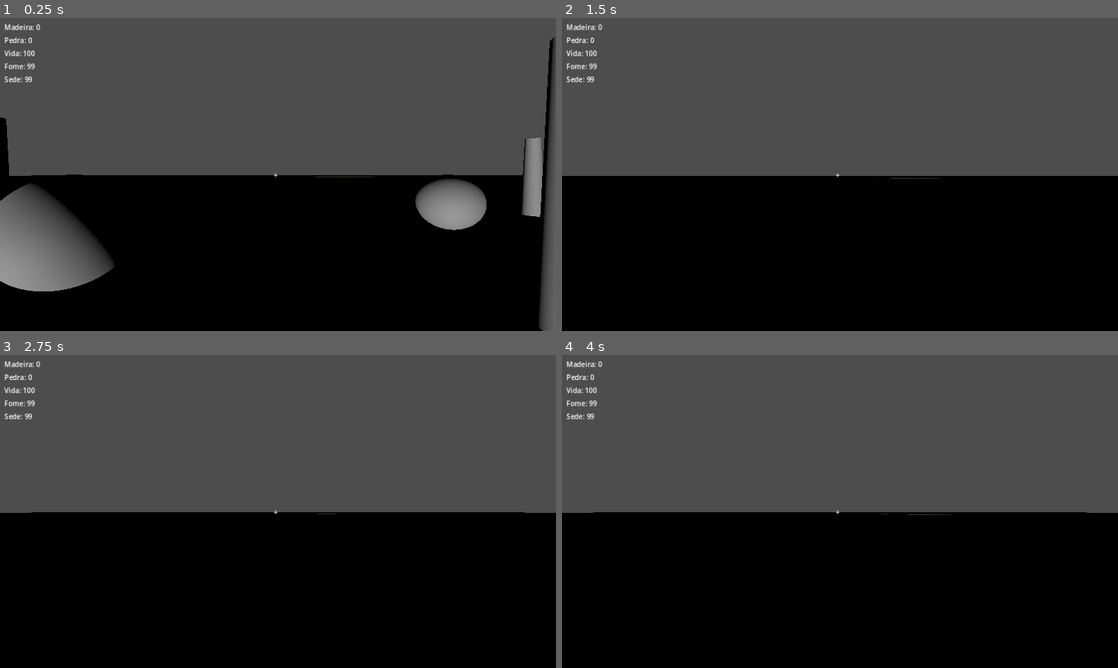
Above: before the commit, frames 1-4 (two rows, left to right).
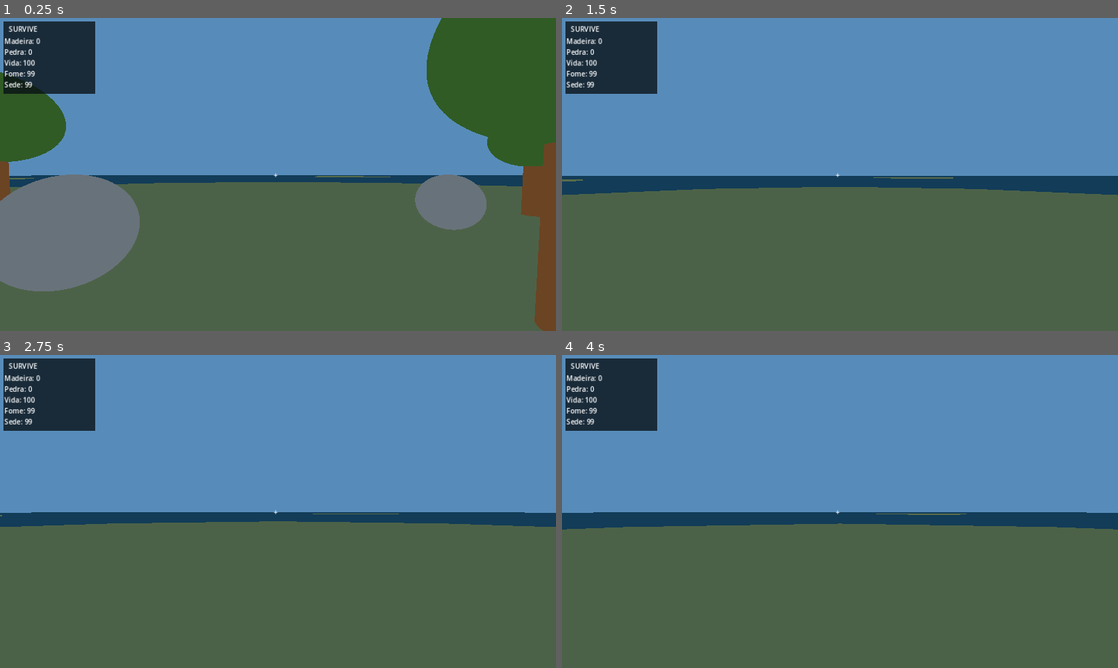
Above: after the commit, the same moments.

Repository: Thiago142007/Survive
Game: Godot game, scene res://scenes/main.tscn
Same seed, same stepped clock (60 frames per second), same inputs: the game is played once before the commit and once after it.
Inputs (mouse positions are in pixels of both pictures, inside the frame that each line leads up to):
- Up to frame 1 (0.25 s): no input
- Up to frame 2 (1.5 s): tap Enter at 0.5 s; move the mouse to (867, 174) at 0.52 s; hold E (interact) 0.53-1.28 s; hold W (move_forward) from 0.53 s (still down); tap Space (jump) at 0.77 s; move the mouse to (812, 174) at 1.27 s; tap 1 (place_foundation) at 1.35 s
- Up to frame 3 (2.75 s): keep holding W (move_forward); tap Space (jump) at 1.52 s; move the mouse to (289, 505) at 2.02 s; hold X (remove_piece) from 2.03 s (still down)
- Up to frame 4 (4 s): keep holding W (move_forward); move the mouse to (834, 517) at 2.77 s; release X (remove_piece) at 2.78 s; tap R (rotate_x) at 2.85 s; tap Space (jump) at 3.02, 3.77 s; move the mouse to (878, 514) at 3.52 s; hold T (rotate_y) from 3.53 s (still down)

The runs differ from the first frame. In frame 1, 98% of the frame differs, in the area x 0-100%, y 0-100%; in frame 2, 100%; in frame 3, 100%; in frame 4, 100%.

Commit message:
feat: establish complete roadmap and repair visual foundation

Diff:
--- a/scenes/hud/hud.tscn
+++ b/scenes/hud/hud.tscn
@@ -10,37 +10,51 @@
 anchor_right = 1.0
 anchor_bottom = 1.0
 
+[node name="StatusPanel" type="ColorRect" parent="Root"]
+offset_left = 8.0
+offset_top = 8.0
+offset_right = 220.0
+offset_bottom = 174.0
+color = Color(0.03, 0.06, 0.08, 0.78)
+
+[node name="Title" type="Label" parent="Root"]
+offset_left = 20.0
+offset_top = 14.0
+offset_right = 200.0
+offset_bottom = 38.0
+text = "SURVIVE"
+
 [node name="WoodLabel" type="Label" parent="Root"]
 offset_left = 10.0
-offset_top = 10.0
+offset_top = 42.0
 offset_right = 200.0
 offset_bottom = 35.0
 text = "Madeira: 0"
 
 [node name="StoneLabel" type="Label" parent="Root"]
 offset_left = 10.0
-offset_top = 40.0
+offset_top = 67.0
 offset_right = 200.0
 offset_bottom = 65.0
 text = "Pedra: 0"
 
 [node name="HealthLabel" type="Label" parent="Root"]
 offset_left = 10.0
-offset_top = 70.0
+offset_top = 92.0
 offset_right = 200.0
 offset_bottom = 95.0
 text = "Vida: 100"
 
 [node name="HungerLabel" type="Label" parent="Root"]
 offset_left = 10.0
-offset_top = 100.0
+offset_top = 117.0
 offset_right = 200.0
 offset_bottom = 125.0
 text = "Fome: 100"
 
 [node name="ThirstLabel" type="Label" parent="Root"]
 offset_left = 10.0
-offset_top = 130.0
+offset_top = 142.0
 offset_right = 200.0
 offset_bottom = 155.0
 text = "Sede: 100"
--- a/scenes/main.tscn
+++ b/scenes/main.tscn
@@ -7,15 +7,12 @@
 [ext_resource type="PackedScene" path="res://scenes/world/rock.tscn" id="5_rock"]
 [ext_resource type="PackedScene" path="res://scenes/hud/hud.tscn" id="6_hud"]
 
-[sub_resource type="ProceduralSkyMaterial" id="ProceduralSkyMaterial_sky"]
-sky_top_color = Color(0.36, 0.58, 0.91, 1)
-sky_horizon_color = Color(0.55, 0.71, 0.88, 1)
-ground_bottom_color = Color(0.27, 0.23, 0.18, 1)
-ground_horizon_color = Color(0.55, 0.71, 0.88, 1)
-
 [sub_resource type="Environment" id="Environment_env"]
-background_mode = 2
-sky = SubResource("ProceduralSkyMaterial_sky")
+background_mode = 1
+background_color = Color(0.34, 0.55, 0.73, 1)
+ambient_light_source = 3
+ambient_light_color = Color(0.62, 0.72, 0.82, 1)
+ambient_light_energy = 0.7
 
 [node name="Main" type="Node3D"]
 script = ExtResource("1_main")
@@ -23,6 +20,7 @@
 [node name="DirectionalLight3D" type="DirectionalLight3D" parent="."]
 transform = Transform3D(0.866, -0.25, -0.433, 0, 0.866, -0.5, 0.5, 0.433, 0.75, 10, 20, 10)
 light_energy = 1.0
+light_color = Color(1, 0.93, 0.82, 1)
 
 [node name="WorldEnvironment" type="WorldEnvironment" parent="."]
 environment = SubResource("Environment_env")
--- a/scenes/world/rock.tscn
+++ b/scenes/world/rock.tscn
@@ -8,6 +8,10 @@
 
 [sub_resource type="SphereShape3D" id="SphereShape3D_rock"]
 radius = 0.8
+
+[sub_resource type="StandardMaterial3D" id="StandardMaterial_rock"]
+albedo_color = Color(0.28, 0.31, 0.32, 1)
+shading_mode = 0
 
 [node name="Rock" type="StaticBody3D"]
 script = ExtResource("1_harvest")
--- a/scenes/world/tree.tscn
+++ b/scenes/world/tree.tscn
@@ -11,6 +11,18 @@
 radius = 0.3
 height = 3.0
 
+[sub_resource type="SphereMesh" id="SphereMesh_canopy"]
+radius = 1.25
+height = 2.2
+
+[sub_resource type="StandardMaterial3D" id="StandardMaterial_tree"]
+albedo_color = Color(0.26, 0.16, 0.08, 1)
+shading_mode = 0
+
+[sub_resource type="StandardMaterial3D" id="StandardMaterial_canopy"]
+albedo_color = Color(0.16, 0.3, 0.12, 1)
+shading_mode = 0
+
 [node name="Tree" type="StaticBody3D"]
 script = ExtResource("1_harvest")
 resource_id = "wood"
@@ -21,6 +33,10 @@
 transform = Transform3D(1, 0, 0, 0, 1, 0, 0, 0, 1, 0, 1.5, 0)
 mesh = SubResource("CylinderMesh_trunk")
 
+[node name="Canopy" type="MeshInstance3D" parent="."]
+position = Vector3(0, 3.0, 0)
+mesh = SubResource("SphereMesh_canopy")
+
 [node name="CollisionShape3D" type="CollisionShape3D" parent="."]
 transform = Transform3D(1, 0, 0, 0, 1, 0, 0, 0, 1, 0, 1.5, 0)
 shape = SubResource("CylinderShape3D_trunk")
--- a/scripts/world/harvestable.gd
+++ b/scripts/world/harvestable.gd
@@ -6,6 +6,27 @@
 @export var respawn_time: float = 30.0
 
 var _depleted: bool = false
+
+func _ready() -> void:
+	_apply_visual_materials()
+
+func _apply_visual_materials() -> void:
+	var mesh_node := get_node_or_null("MeshInstance3D") as MeshInstance3D
+	if mesh_node and mesh_node.mesh:
+		var mesh := mesh_node.mesh.duplicate()
+		var material := StandardMaterial3D.new()
+		material.shading_mode = BaseMaterial3D.SHADING_MODE_UNSHADED
+		material.albedo_color = Color("#6b4426") if resource_id == "wood" else Color("#68727a")
+		mesh.material = material
+		mesh_node.mesh = mesh
+	var canopy := get_node_or_null("Canopy") as MeshInstance3D
+	if canopy and canopy.mesh:
+		var canopy_mesh := canopy.mesh.duplicate()
+		var canopy_material := StandardMaterial3D.new()
+		canopy_material.shading_mode = BaseMaterial3D.SHADING_MODE_UNSHADED
+		canopy_material.albedo_color = Color("#315b27")
+		canopy_mesh.material = canopy_material
+		canopy.mesh = canopy_mesh
 
 func harvest(interaction: Node) -> void:
 	if _depleted:
--- a/scripts/world/island_generator.gd
+++ b/scripts/world/island_generator.gd
@@ -23,6 +23,7 @@
 	var material := StandardMaterial3D.new()
 	material.albedo_color = Color("#163c58")
 	material.roughness = 0.85
+	material.shading_mode = BaseMaterial3D.SHADING_MODE_UNSHADED
 	mesh.material = material
 	water.position.y = -0.3
 
@@ -53,6 +54,7 @@
 	var material := StandardMaterial3D.new()
 	material.albedo_color = Color("#4c6248") if island_name == "central" else Color("#596d4a")
 	material.roughness = 1.0
+	material.shading_mode = BaseMaterial3D.SHADING_MODE_UNSHADED
 	mesh.material = material
 	var collision := CollisionShape3D.new()
 	var shape := CylinderShape3D.new()
Not shown: 1 places in scenes/world/rock.tscn that only renumber resources
Not shown: 1 places in scenes/world/tree.tscn that only renumber resources
Not shown, added: docs/superpowers/plans/2026-10-17-survive-roadmap-completo.md
